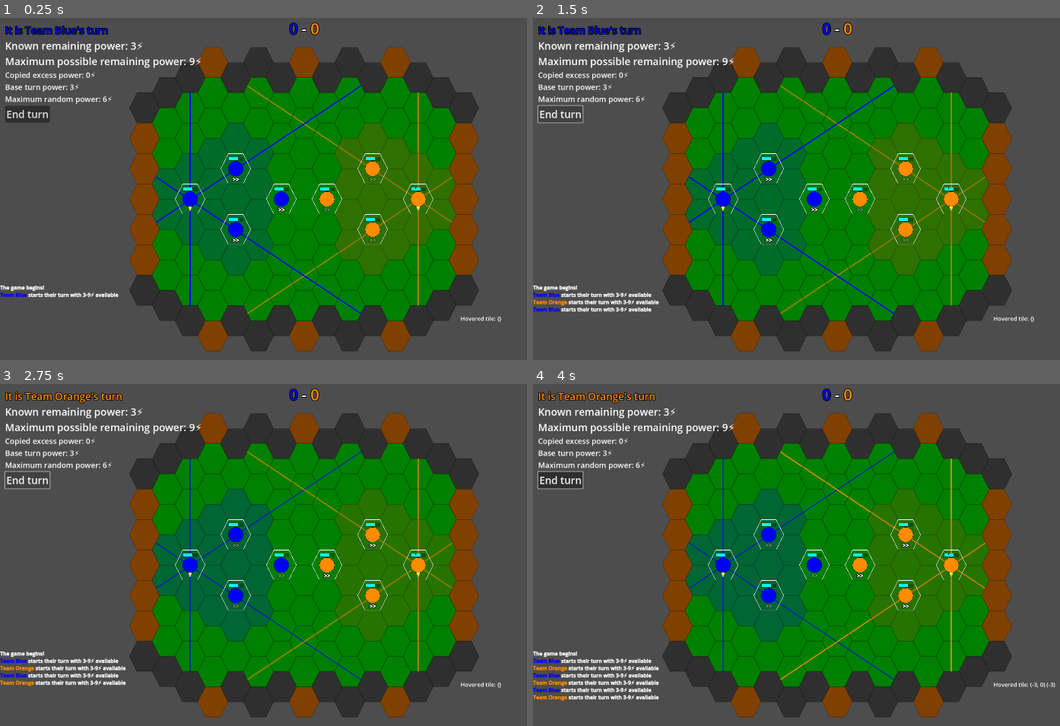
Above: before the commit, frames 1-4 (two rows, left to right).
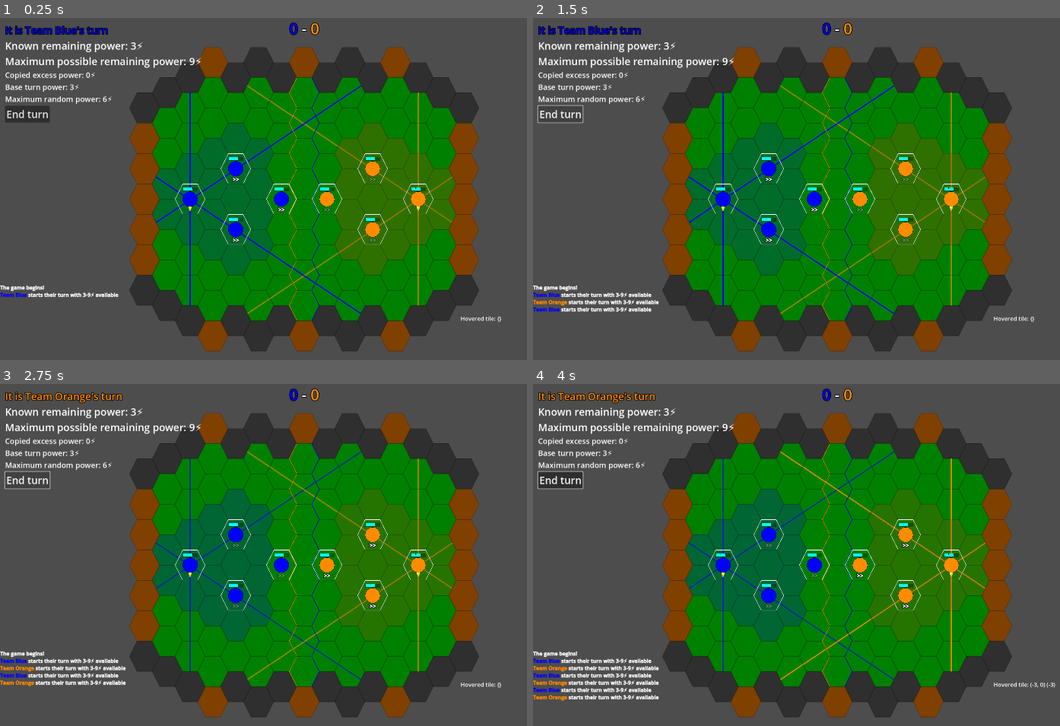
Above: after the commit, the same moments.

Repository: devencire/godot-conduit
Game: Godot game, scene res://scenes/world.tscn
Two runs of this game, one before a commit and one after it. Both use one fixed random seed, a clock stepped at 60 frames per second and the inputs below.
Inputs (mouse positions are in pixels of both pictures, inside the frame that each line leads up to):
- Up to frame 1 (0.25 s): no input
- Up to frame 2 (1.5 s): click "End turn" at 0.5 s; click "End turn" at 1.25 s
- Up to frame 3 (2.75 s): click "End turn" at 2 s
- Up to frame 4 (4 s): tap Enter at 2.75 s; move the mouse to (722, 575) at 2.77 s; click (722, 575) at 2.92 s; tap Space at 3.5 s; move the mouse to (770, 544) at 3.52 s; click (770, 544) at 3.67 s

The runs differ from the first frame. In frame 1, 0.2% of the frame differs, in the area x 54-61%, y 17-89%; in frame 2, 0.2%; in frame 3, 0.2%; in frame 4, 0.2%.

Commit message:
fix travel boundaries not immediately appearing

Diff:
--- a/scripts/TravelBoundaries.gd
+++ b/scripts/TravelBoundaries.gd
@@ -8,6 +8,13 @@
 
 const TEAM_ONE_BOUNDARY_TILE := Vector2i(2, 0)
 const TEAM_TWO_BOUNDARY_TILE := Vector2i(3, 0)
+
+func _ready() -> void:
+	_set_travel_boundaries()
+
+func _set_travel_boundaries() -> void:
+	for team in [Constants.Team.ONE, Constants.Team.TWO]:
+		_set_travel_boundary(team, score_state.travel_scores[team])
 
 func _set_travel_boundary(team: Constants.Team, current_travel_score: int) -> void:
 	# find the topmost tile
@@ -34,7 +41,5 @@
 		boundary_tilemap.set_cell(0, next_cell, 0, tile_atlas_coords)
 		next_cell = Vector2i(next_cell.x + 1, next_cell.y + 1)
 
-
 func _on_score_state_changed(_score_state):
-	for team in [Constants.Team.ONE, Constants.Team.TWO]:
-		_set_travel_boundary(team, score_state.travel_scores[team])
+	_set_travel_boundaries()
